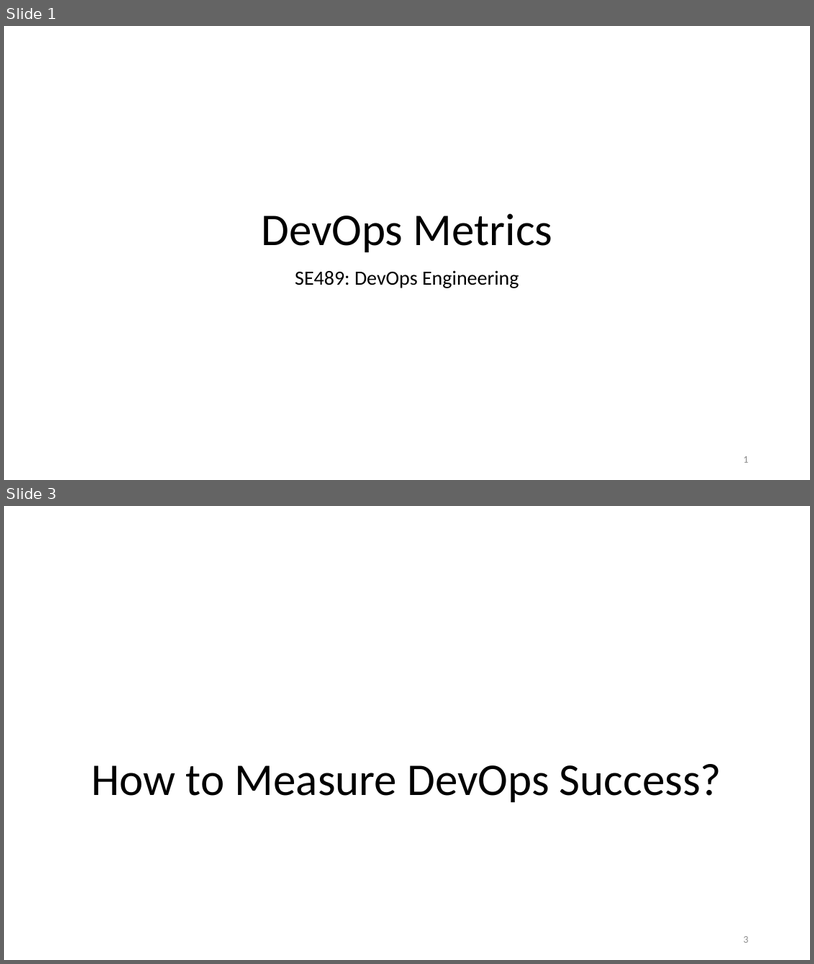
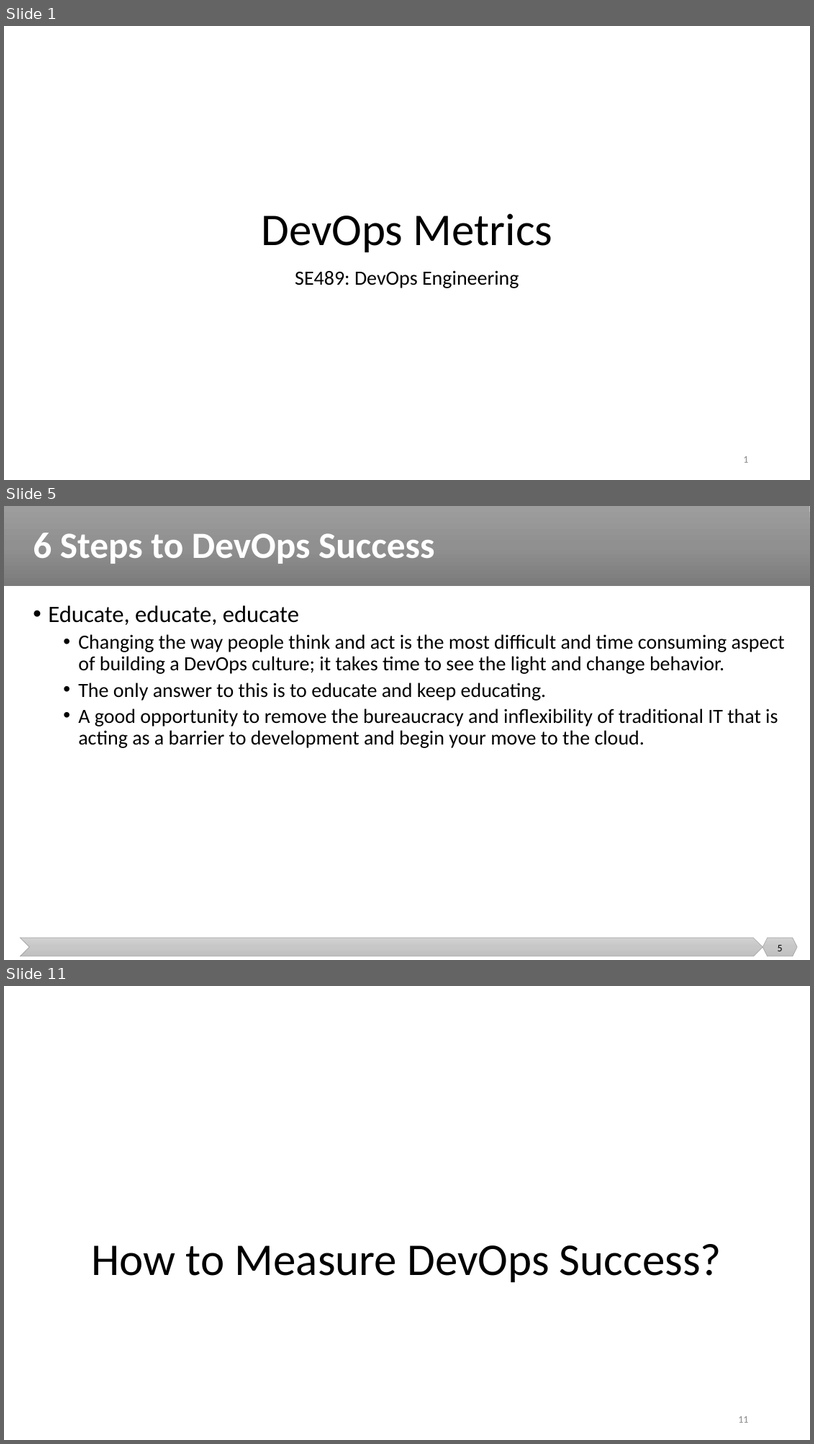
Before and after one commit to malenezi/malenezi, a slide deck: SE489/Lectures/7-Continuous Monitoring/DevOps Metrics.pptx. Shown one above the other, each under a label of ours: slides 1 and 3 before the commit, slides 1, 5 and 11 after it; the slides between them are not shown. The pictures are 814x964 and 814x1444 pixels, drawn with LibreOffice and Linux fonts; fonts in the diff are those of the drawing; background and template pictures are left out. Boxes give left, top, right and bottom in pixels: in the first picture for what was removed or moved away, otherwise in the second. Text is boxed around its words. In the diff, an @@ line names an element or a change of style, - is before the commit and + after.

```diff
--- a/SE489/Lectures/7-Continuous Monitoring/DevOps Metrics.pptx
+++ b/SE489/Lectures/7-Continuous Monitoring/DevOps Metrics.pptx
@@ slide 5 added at [4, 506, 810, 960], background #FFFFFF @@
@@ rectangle added at [4, 506, 810, 586], fill gradient #9D9D9D to #909090 to #7C7C7C @@
@@ title added at [33, 533, 435, 564], 44 pt, text #FFFFFF, bold @@
+6 Steps to DevOps Success
@@ text added at [48, 605, 785, 748], 24 pt, text #000000 @@
+• Educate, educate, educate
+  • Changing the way people think and act is the most difficult and time consuming aspect of building a DevOps culture; it takes time to see the light and change behavior.
+  • The only answer to this is to educate and keep educating.
+  • A good opportunity to remove the bureaucracy and inflexibility of traditional IT that is acting as a barrier to development and begin your move to the cloud.
@@ chevron added at [21, 937, 763, 956], fill gradient #D2D2D2 to #C8C8C8 to #C0C0C0, outline #A5A5A5 0.5 pt @@
@@ hexagon added at [763, 937, 797, 956], fill gradient #D2D2D2 to #C8C8C8 to #C0C0C0, outline #A5A5A5 0.5 pt @@
@@ page number added at [778, 944, 783, 951], 12 pt, text #000000 @@
+5
@@ what was slide 3 is now slide 11 @@
@@ page number at [738, 1416, 748, 1422]: text changed @@
-3
+11
```
Also in this commit, not shown: 1 slide changed, 7 other slides added.
